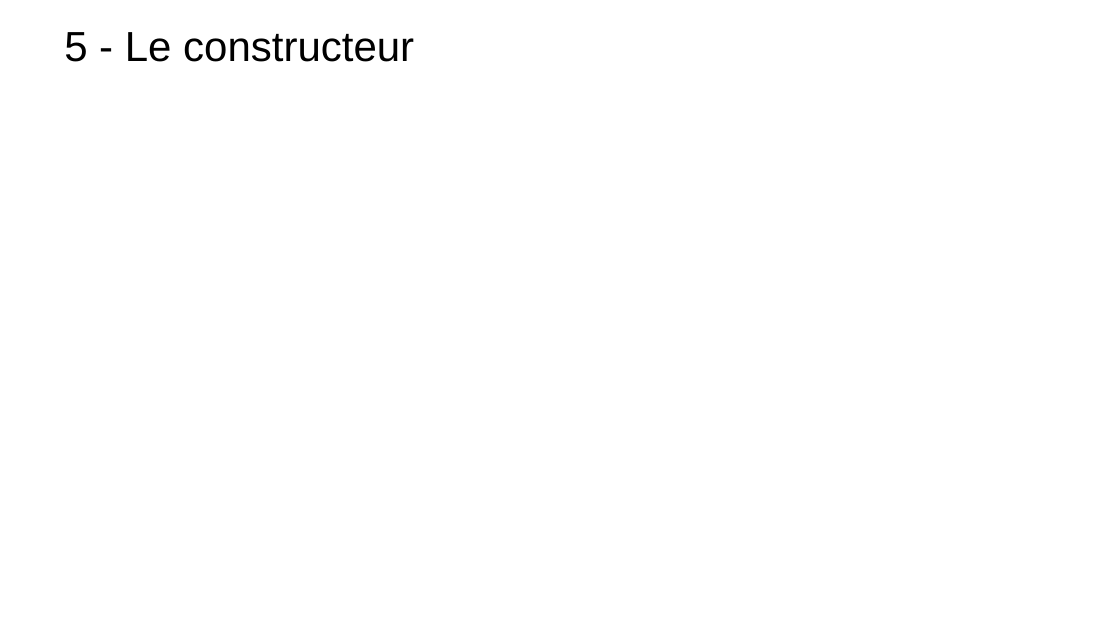
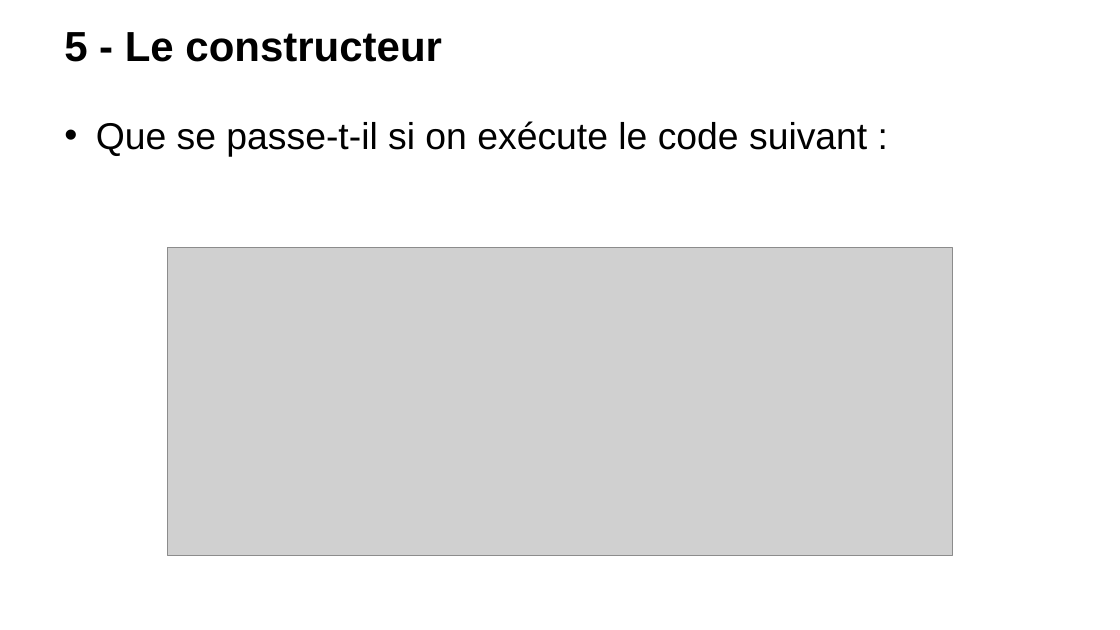
Before and after one commit to t-tortosa/cppCourses, a slide deck: slide 45 of POO.pptx (slide 42 before the commit). Drawn at 1120x630 pixels with LibreOffice and Linux fonts; fonts in the diff are those of the drawing; grey boxes stand for pictures; background and template pictures are left out. Boxes give left, top, right and bottom in pixels: in the first picture for what was removed or moved away, otherwise in the second. Text is boxed around its words. In the diff, an @@ line names an element or a change of style, - is before the commit and + after.

Commit message:
Constructeurs

```diff
--- a/POO.pptx
+++ b/POO.pptx
@@ title "5 - Le constructeur" at (64,32,441,62): bold on @@
@@ text added at (96,121,867,157), 32 pt, text #000000 @@
+• Que se passe-t-il si on exécute le code suivant :
@@ picture added at (167,248,953,555) @@
```
Also in this commit, not shown: 35 other slides changed, 8 slides added, 2 other files.
